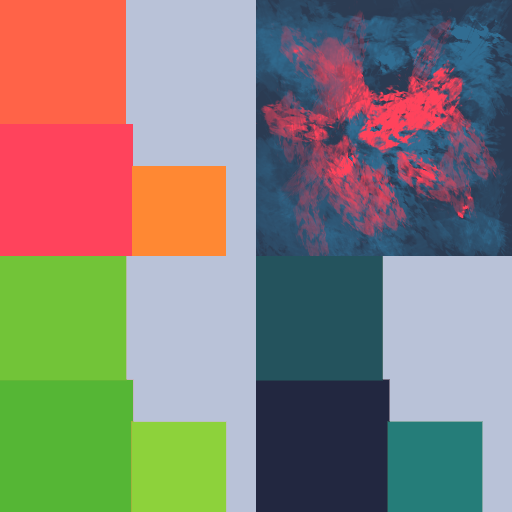
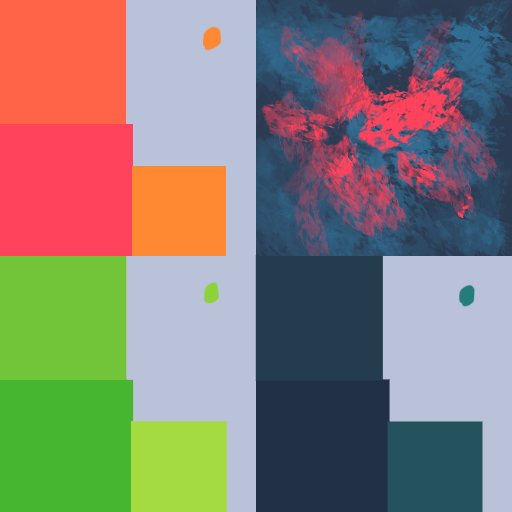
Layer changes from the first w=512, h=512 image to the second:
renamed "Calque 4 copie" to "Calque 5 copie", hid it, blend normal → addition, moved it above "Calque 5", painted on it over [0, 256, 256, 512]
removed layer "Calque 4" over [202, 26, 256, 256]
painted on "Calque 4 copie 2" over [0, 26, 483, 512]
